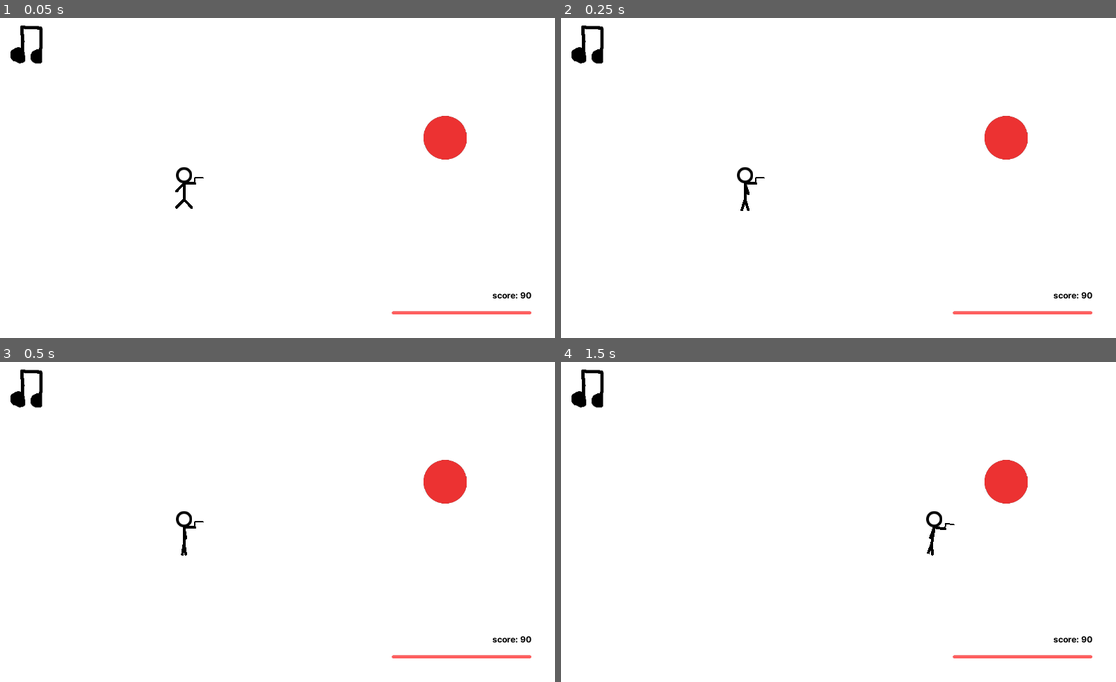
Above: before the commit, frames 1-4 (two rows, left to right).
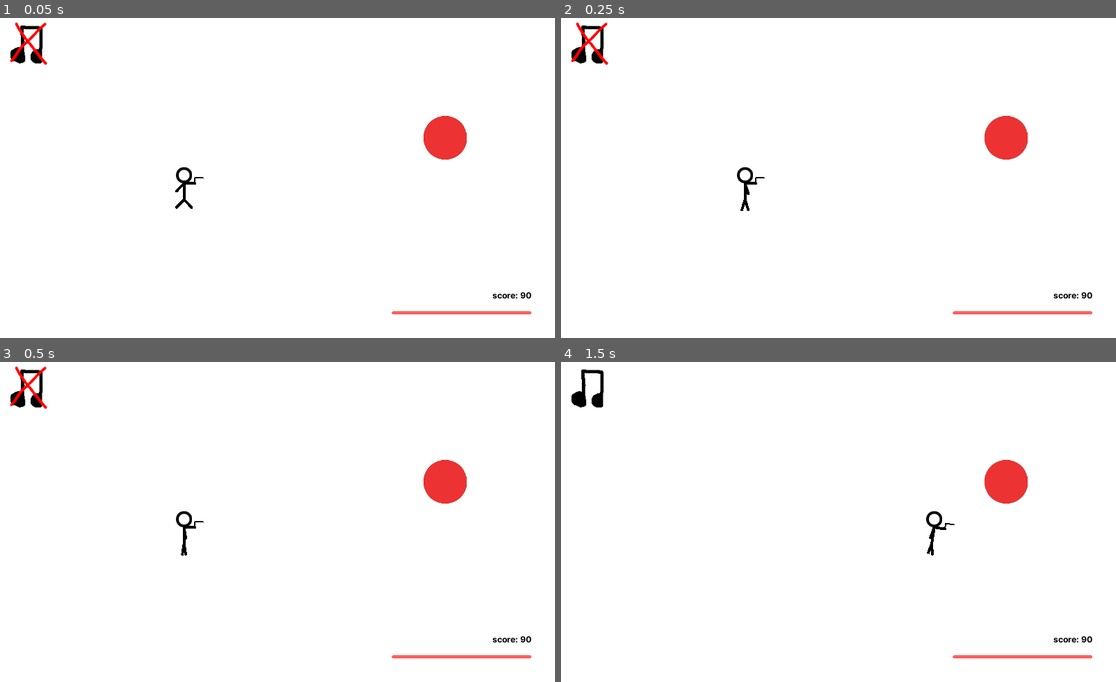
Above: after the commit, the same moments.

Repository: illogicalapple/stickmaniac
Game: Godot game, scene res://Root.tscn
The game is run twice, just before and just after one commit, with the same random seed, the same clock (stepped at 60 frames per second) and the same inputs.
Inputs (mouse positions are in pixels of both pictures, inside the frame that each line leads up to):
- Up to frame 1 (0.05 s): no input
- Up to frame 2 (0.25 s): no input
- Up to frame 3 (0.5 s): no input
- Up to frame 4 (1.5 s): tap Enter at 0.5 s; move the mouse to (960, 502) at 0.52 s; hold Right (ui_right) 0.53-1.25 s; hold Space (pew_pew) 0.53-1.25 s; click (588, 384) at 1.25 s

The runs differ from the first frame. In frame 1, 0.2% of the frame differs, in the area x 1-9%, y 1-15%; in frame 2, 0.2%; in frame 3, 0.2%; in frame 4, nothing differs.

Commit message:
add music icon toggle

Diff:
--- a/sound/SoundPlayer.gd
+++ b/sound/SoundPlayer.gd
@@ -1,6 +1,7 @@
 extends Node2D
 
 onready var root = get_tree().current_scene
+onready var music_button = root.get_node("GUI/MusicToggled")
 
 var music_enabled = false
 
@@ -10,6 +11,9 @@
 func _on_Music_toggled():
 	if music_enabled:
 		music_enabled = false
+		music_button.icon.current_frame = 0
 	else:
 		music_enabled = true
+		music_button.icon.current_frame = 1
+
 	$Music.playing = music_enabled
--- a/ui/GUI.tscn
+++ b/ui/GUI.tscn
@@ -30,8 +30,8 @@
 flags = 4
 frames = 2
 fps = 0.0
-frame_0/texture = ExtResource( 2 )
-frame_1/texture = ExtResource( 3 )
+frame_0/texture = ExtResource( 3 )
+frame_1/texture = ExtResource( 2 )
 frame_1/delay_sec = 0.0
 
 [node name="GUI" type="Control"]
